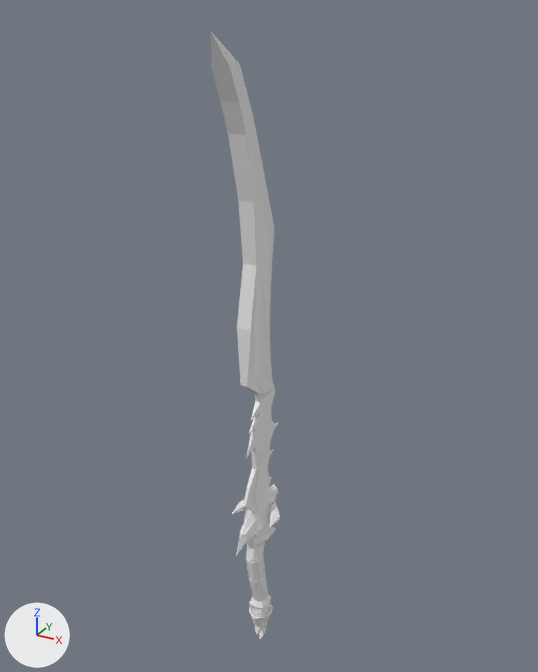
Before and after pictures for a commit that changed the Blender file Unity/Metroidvania/Assets/Models/Mirror/Sword.blend.
One viewpoint serves both versions: a 50 mm camera at (7.67, -13.29, 11.58) aimed at (0.11, 0.45, 4.71). The axes (+X, +Y, +Z) are drawn at lower left. The lights are the same throughout. The older version comes first.

The older version as bpy lines, for what is in view:
```python
me_circle = bpy.data.meshes.new('Circle')
me_circle.from_pydata(...)  # 144 vertices, 138 faces; spans x -0.2..0.2, y -0.34..0.41, z -2.89..-0.08
me_cube_001 = bpy.data.meshes.new('Cube.001')
me_cube_001.from_pydata(...)  # 82 vertices, 68 faces; spans x 0.0..0.59, y -1.03..1.19, z -0.74..1.66
me_cube_004 = bpy.data.meshes.new('Cube.004')
me_cube_004.from_pydata(...)  # 94 vertices, 94 faces; spans x -0.33..0.33, y -0.38..0.38, z -0.91..0.6
me_cube_005 = bpy.data.meshes.new('Cube.005')
me_cube_005.from_pydata(...)  # 273 vertices, 258 faces; spans x -0.21..0.21, y -1.83..1.17, z -1.0..10.09
ob_circle_001 = bpy.data.objects.new('Circle.001', me_circle)
ob_circle_001.location = (0.0, -0.03, -0.45)
ob_cube_002 = bpy.data.objects.new('Cube.002', me_cube_001)
ob_cube_002.location = (0.0, 0.0, 0.0)
_m = ob_cube_002.modifiers.new('Mirror', 'MIRROR')
_m.use_clip = True
ob_cube_003 = bpy.data.objects.new('Cube.003', me_cube_004)
ob_cube_003.location = (0.0, 0.17, -3.4)
ob_cube_004 = bpy.data.objects.new('Cube.004', me_cube_005)
ob_cube_004.location = (0.0, 0.13, 1.14)
ob_cube_004.scale = (1.0, 0.869, 1.0)
```
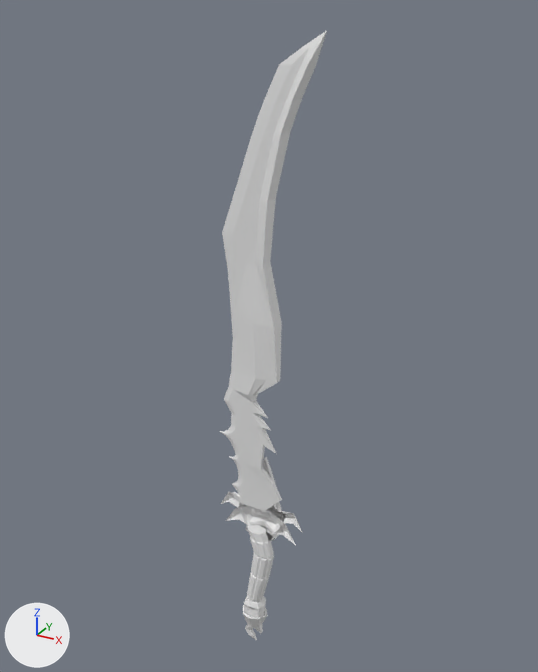
What changed in the scene script:
```text
Change me_circle:
    used by ob_circle_001; location = (0.0, -0.03, -0.45)
    remove me_circle.from_pydata(...)  # 144 vertices, 138 faces; spans x -0.2..0.2, y -0.34..0.41, z -2.89..-0.08
    add me_circle.from_pydata(...)  # 144 vertices, 138 faces; spans x -0.41..0.34, y -0.2..0.2, z -2.89..-0.08
    me_circle part 1: the whole mesh is turned 90 degrees about the z axis through the mesh origin
Change me_cube_001:
    used by ob_cube_002; location = (0.0, 0.0, 0.0)
    remove me_cube_001.from_pydata(...)  # 82 vertices, 68 faces; spans x 0.0..0.59, y -1.03..1.19, z -0.74..1.66
    add me_cube_001.from_pydata(...)  # 82 vertices, 68 faces; spans x -1.19..1.03, y 0.0..0.59, z -0.74..1.66
    me_cube_001 part 2: the whole mesh is turned 90 degrees about the z axis through the mesh origin
Change me_cube_005:
    used by ob_cube_004; location = (0.0, 0.13, 1.14); scale = (1.0, 0.869, 1.0)
    remove me_cube_005.from_pydata(...)  # 273 vertices, 258 faces; spans x -0.21..0.21, y -1.83..1.17, z -1.0..10.09
    add me_cube_005.from_pydata(...)  # 273 vertices, 258 faces; spans x -1.01..1.59, y -0.24..0.24, z -1.0..10.09
    me_cube_005 part 3: the whole mesh is multiplied about the mesh origin by the matrix ((0.0, -0.869, 0.0), (1.15, 0.0, 0.0), (0.0, 0.0, 1.0))
Change ob_circle_001:
    ob_circle_001.location: (0.0, -0.03, -0.45) -> (0.1, 0.07, -0.45)
Change ob_cube_002:
    ob_cube_002.location: (0.0, 0.0, 0.0) -> (0.07, 0.07, 0.0)
Change ob_cube_003:
    ob_cube_003.location: (0.0, 0.17, -3.4) -> (-0.1, 0.07, -3.4)
Change ob_cube_004:
    ob_cube_004.location: (0.0, 0.13, 1.14) -> (-0.06, 0.07, 1.14)
```

Changed parts and their boxes (x1, y1, x2, y2) in the pictures (538 x 672 px):
'Cube.004', reshaped, moved (59% wider)
    before: (211, 32, 278, 512)
    after: (220, 31, 327, 511)
'Cube.002', mesh turned, moved
    before: (232, 455, 280, 556)
    after: (221, 457, 302, 545)
'Circle.001', turned
    before: (246, 542, 268, 602)
    after: (247, 525, 274, 603)
'Cube.003', moved
    before: (249, 594, 273, 639)
    after: (243, 596, 268, 640)
